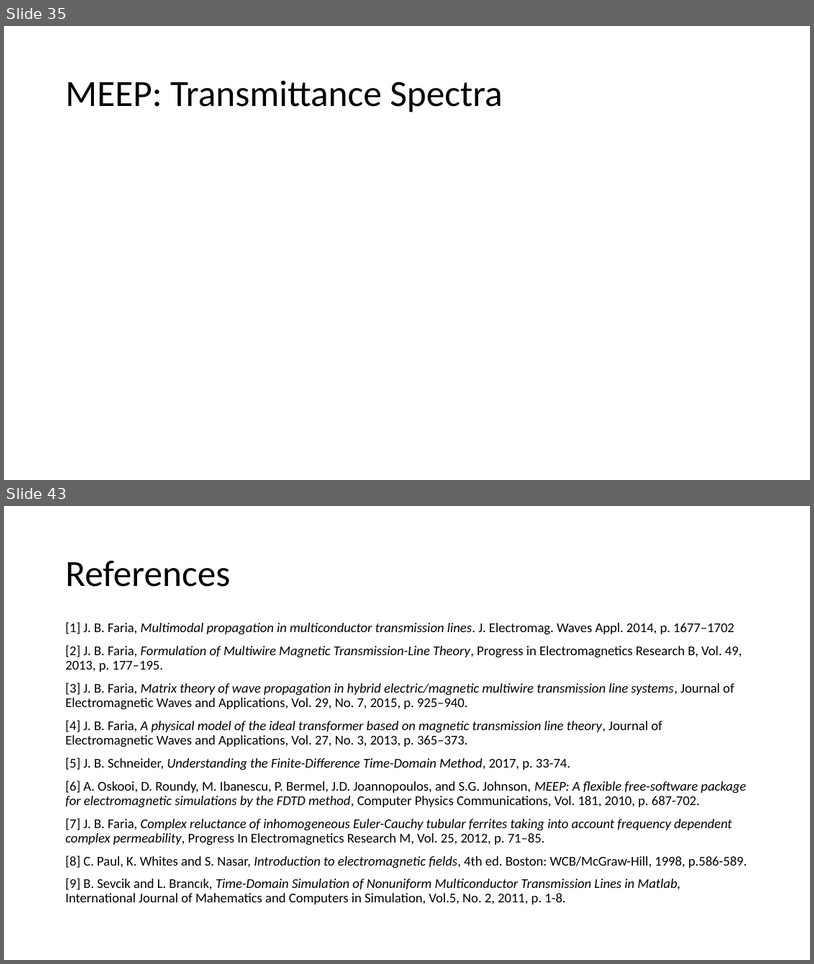
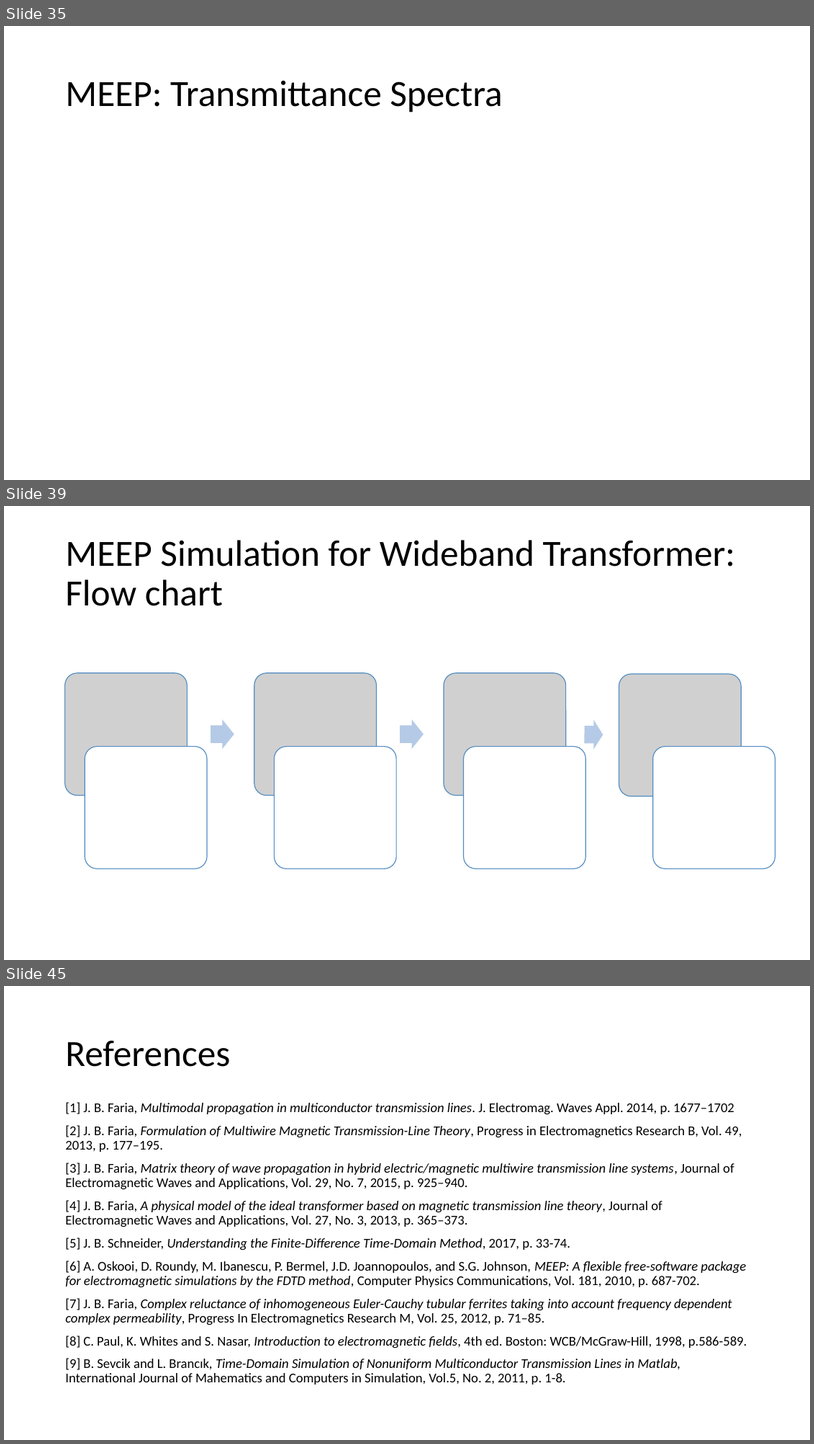
Before and after one commit to MuhammadShamaas1997/Electrical-Engineering, a slide deck: Thesis/Magnetic Transmission Lines/Thesis Proposal.pptx. Shown one above the other, each under a label of ours: slides 35 and 43 before the commit, slides 35, 39 and 45 after it; the slides between them are not shown. The pictures are 814x964 and 814x1444 pixels, drawn with LibreOffice and Linux fonts; fonts in the diff are those of the drawing; grey boxes stand for pictures. Boxes give left, top, right and bottom in pixels: in the first picture for what was removed or moved away, otherwise in the second. Text is boxed around its words. In the diff, an @@ line names an element or a change of style, - is before the commit and + after.

```diff
--- a/Thesis/Magnetic Transmission Lines/Thesis Proposal.pptx
+++ b/Thesis/Magnetic Transmission Lines/Thesis Proposal.pptx
@@ slide 39 added at [4, 506, 810, 960], background #FFFFFF @@
@@ title added at [65, 540, 736, 606], 44 pt, text #000000 @@
+MEEP Simulation for Wideband Transformer: Flow chart
@@ group added at [65, 673, 775, 868]: 4 pictures, 4 rounded rectangles, 3 right arrows @@
@@ what was slide 43 is now slide 45 @@
```
Also in this commit, not shown: 22 slides changed, 3 other slides added, 2 slides removed.
